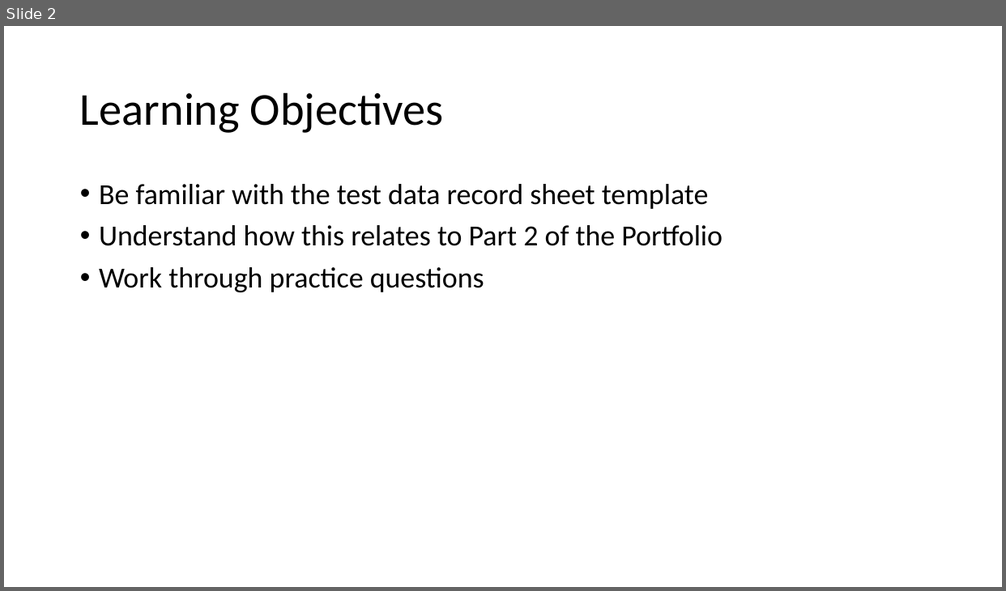
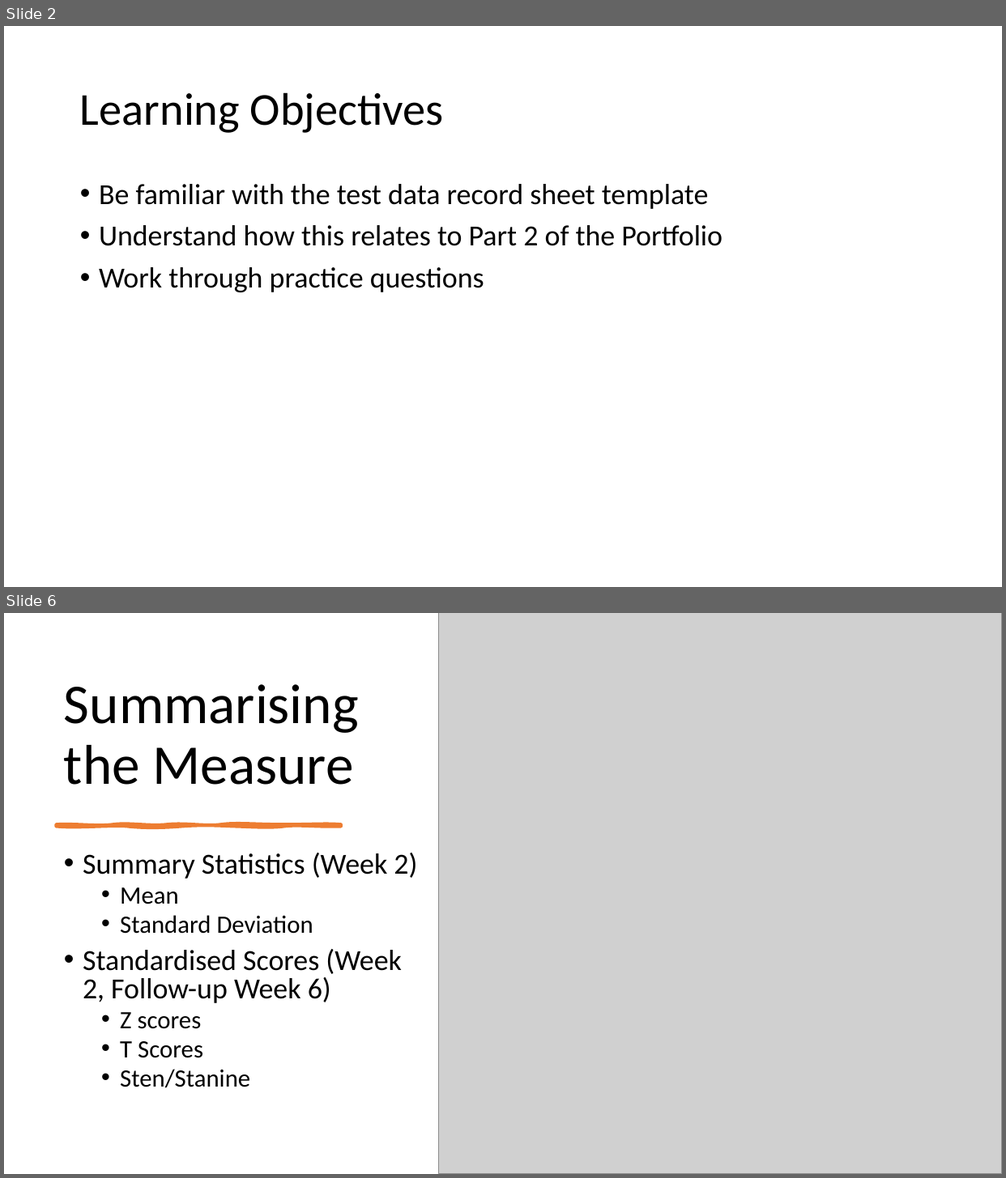
Before and after one commit to OliJimbo/Student_Materials, a slide deck: Week 6/Workshop_Materials/Week 6 Workshop.pptx. Shown one above the other, each under a label of ours: slide 2 before the commit, slides 2 and 6 after it; the slides between them are not shown. The pictures are 1006x591 and 1006x1178 pixels, drawn with LibreOffice and Linux fonts; fonts in the diff are those of the drawing; grey boxes stand for pictures. Boxes give left, top, right and bottom in pixels: in the first picture for what was removed or moved away, otherwise in the second. Text is boxed around its words. In the diff, an @@ line names an element or a change of style, - is before the commit and + after.

```diff
--- a/Week 6/Workshop_Materials/Week 6 Workshop.pptx
+++ b/Week 6/Workshop_Materials/Week 6 Workshop.pptx
@@ slide 6 added at box(4, 613, 1002, 1174), background #FFFFFF @@
@@ picture added at box(439, 613, 1002, 1174) @@
@@ title added at box(64, 684, 359, 785), 54 pt, text #000000 @@
+Summarising the Measure
@@ freeform shape added at box(57, 825, 341, 826), fill #ED7D31, outline #ED7D31 3.5 pt @@
@@ text added at box(83, 853, 417, 1088), 28 pt, text #000000 @@
+• Summary Statistics (Week 2)
+  • Mean
+  • Standard Deviation
+• Standardised Scores (Week 2, Follow-up Week 6)
+  • Z scores
+  • T Scores
+  • Sten/Stanine
```
Also in this commit, not shown: 1 slide changed, 20 other slides added, 1 other file.
